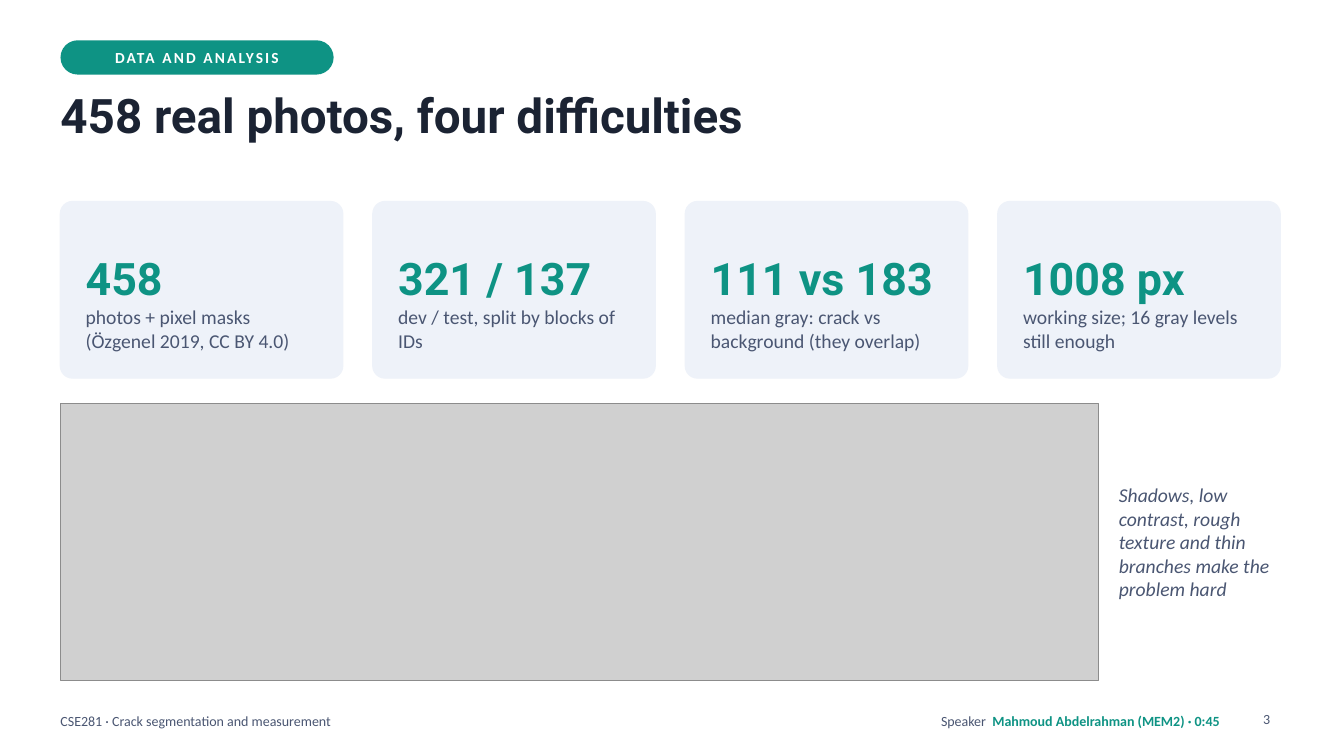
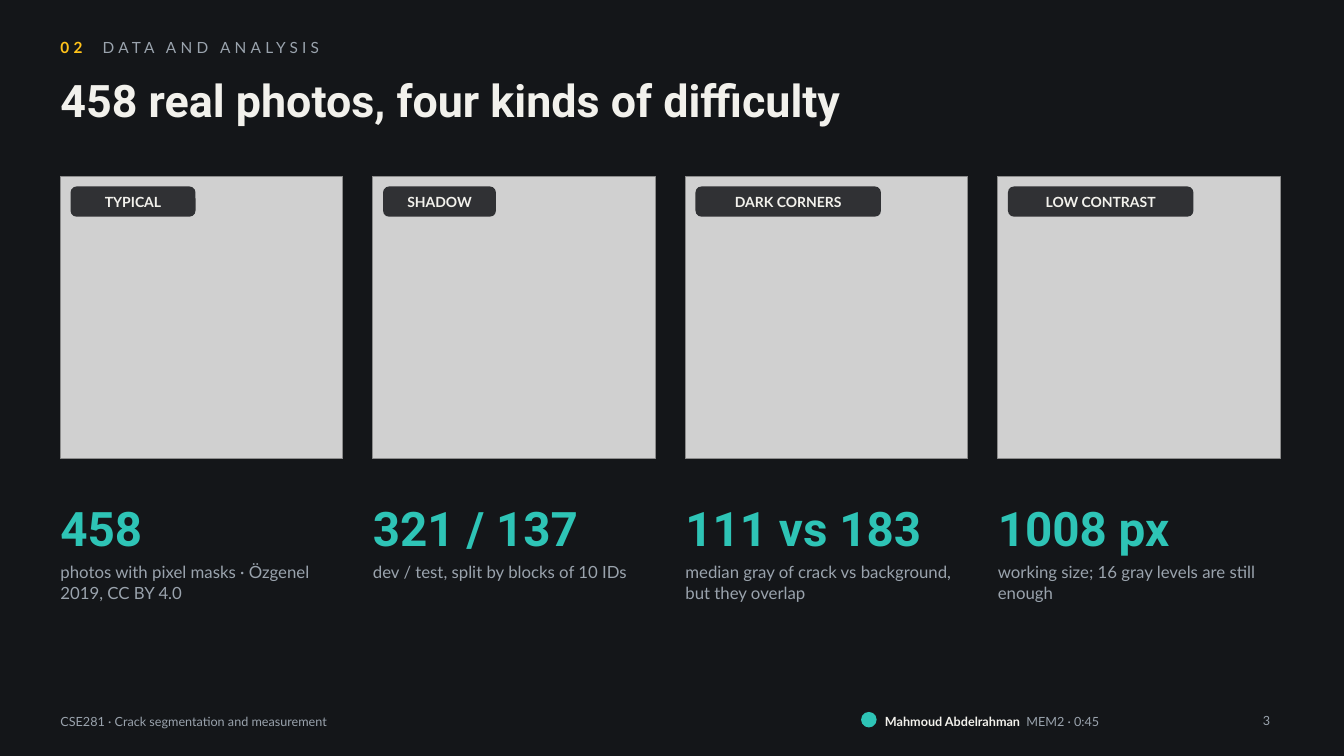
Before and after one commit to marwan19-saber/cse281-crack-segmentation, a slide deck: slide 3 of report/presentation.pptx. Drawn at 1344x756 pixels with LibreOffice and Linux fonts; fonts in the diff are those of the drawing; grey boxes stand for pictures. Boxes give left, top, right and bottom in pixels: in the first picture for what was removed or moved away, otherwise in the second. Text is boxed around its words. In the diff, an @@ line names an element or a change of style, - is before the commit and + after.

```diff
--- a/report/presentation.pptx
+++ b/report/presentation.pptx
@@ background #FFFFFF to #141619 @@
@@ text at (x1=60, y1=41, x2=82, y2=53): text changed; font Calibri to Lato; text colour #FFFFFF to #9AA3AD; bold off @@
-DATA AND ANALYSIS
+02 DATA AND ANALYSIS
@@ text "02 DATA AND ANALYSIS" moved from (x1=60, y1=40, x2=334, y2=75) to (x1=60, y1=41, x2=82, y2=53) @@
@@ text "02 DATA AND ANALYSIS" at (x1=60, y1=41, x2=82, y2=53): fill #0E9384 to none @@
@@ title at (x1=60, y1=83, x2=840, y2=127): text changed; size 34 to 32 pt; text colour #1B2333 to #F2F1EC @@
-458 real photos, four difficulties
+458 real photos, four kinds of difficulty
@@ picture added at (x1=60, y1=176, x2=343, y2=459) @@
@@ picture added at (x1=373, y1=176, x2=655, y2=459) @@
@@ picture added at (x1=686, y1=176, x2=968, y2=459) @@
@@ picture added at (x1=998, y1=176, x2=1280, y2=459) @@
@@ rounded rectangle removed at (x1=60, y1=202, x2=343, y2=378) @@
@@ rounded rectangle added at (x1=71, y1=187, x2=196, y2=217), fill #141619 at 85% opacity, 10 pt, text #F2F1EC, bold @@
+TYPICAL
@@ rounded rectangle removed at (x1=373, y1=202, x2=655, y2=378) @@
@@ rounded rectangle added at (x1=383, y1=187, x2=496, y2=217), fill #141619 at 85% opacity, 10 pt, text #F2F1EC, bold @@
+SHADOW
@@ rounded rectangle removed at (x1=686, y1=202, x2=968, y2=378) @@
@@ rounded rectangle added at (x1=696, y1=187, x2=881, y2=217), fill #141619 at 85% opacity, 10 pt, text #F2F1EC, bold @@
+DARK CORNERS
@@ rounded rectangle removed at (x1=998, y1=202, x2=1280, y2=378) @@
@@ rounded rectangle added at (x1=1008, y1=187, x2=1194, y2=217), fill #141619 at 85% opacity, 10 pt, text #F2F1EC, bold @@
+LOW CONTRAST
@@ picture removed at (x1=60, y1=403, x2=1099, y2=681) @@
@@ text "458" moved from (x1=86, y1=262, x2=163, y2=296) to (x1=60, y1=511, x2=142, y2=547) @@
@@ text "321 / 137" moved from (x1=398, y1=262, x2=591, y2=296) to (x1=373, y1=511, x2=578, y2=547) @@
@@ text "111 vs 183" moved from (x1=711, y1=262, x2=933, y2=296) to (x1=685, y1=511, x2=921, y2=547) @@
@@ size 32 to 34 pt, text colour #0E9384 to #2EC4B6 in 4 elements at (x1=60, y1=511, x2=142, y2=547), (x1=373, y1=511, x2=578, y2=547), (x1=685, y1=511, x2=921, y2=547), (x1=998, y1=511, x2=1170, y2=556) @@
@@ text "1008 px" moved from (x1=1023, y1=262, x2=1185, y2=304) to (x1=998, y1=511, x2=1170, y2=556) @@
@@ text removed at (x1=1119, y1=488, x2=1269, y2=599) @@
-Shadows, low contrast, rough texture and thin branches make the problem hard
@@ text at (x1=60, y1=564, x2=310, y2=601): text changed; size 14 to 12 pt; font Calibri to Lato; text colour #4A5672 to #9AA3AD @@
-photos + pixel masks (Özgenel 2019, CC BY 4.0)
+photos with pixel masks · Özgenel 2019, CC BY 4.0
@@ text at (x1=373, y1=565, x2=627, y2=581): text changed; size 14 to 12 pt; font Calibri to Lato; text colour #4A5672 to #9AA3AD @@
-dev / test, split by blocks of IDs
+dev / test, split by blocks of 10 IDs
@@ text at (x1=685, y1=565, x2=951, y2=602): text changed; size 14 to 12 pt; font Calibri to Lato; text colour #4A5672 to #9AA3AD @@
-median gray: crack vs background (they overlap)
+median gray of crack vs background, but they overlap
@@ text at (x1=998, y1=565, x2=1256, y2=602): text changed; size 14 to 12 pt; font Calibri to Lato; text colour #4A5672 to #9AA3AD @@
-working size; 16 gray levels still enough
+working size; 16 gray levels are still enough
@@ text "CSE281 · Crack segmentation and ..." at (x1=60, y1=717, x2=327, y2=729): size 10 to 9 pt, font Calibri to Lato, text colour #4A5672 to #9AA3AD @@
@@ ellipse added at (x1=862, y1=713, x2=876, y2=727), fill #2EC4B6, outline #2EC4B6 1 pt @@
@@ text at (x1=885, y1=716, x2=1099, y2=726): text changed; size 10 to 9 pt; font Calibri to Lato; text colour #0E9384 to #F2F1EC @@
-Speaker Mahmoud Abdelrahman (MEM2) · 0:45
+Mahmoud Abdelrahman MEM2 · 0:45
@@ page number at (x1=1263, y1=716, x2=1270, y2=725): size 10 to 9 pt, font Calibri to Lato, text colour #4A5672 to #9AA3AD @@
```
Also in this commit, not shown: 10 other slides changed, 2 slides added, 2 slides removed.
